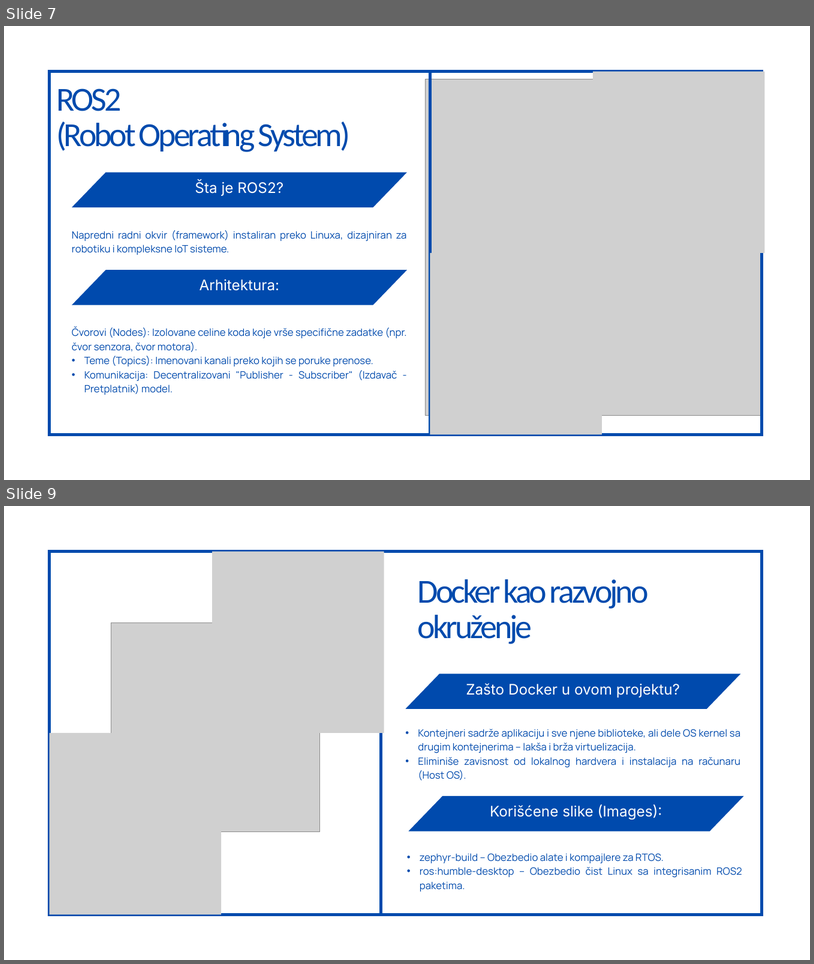
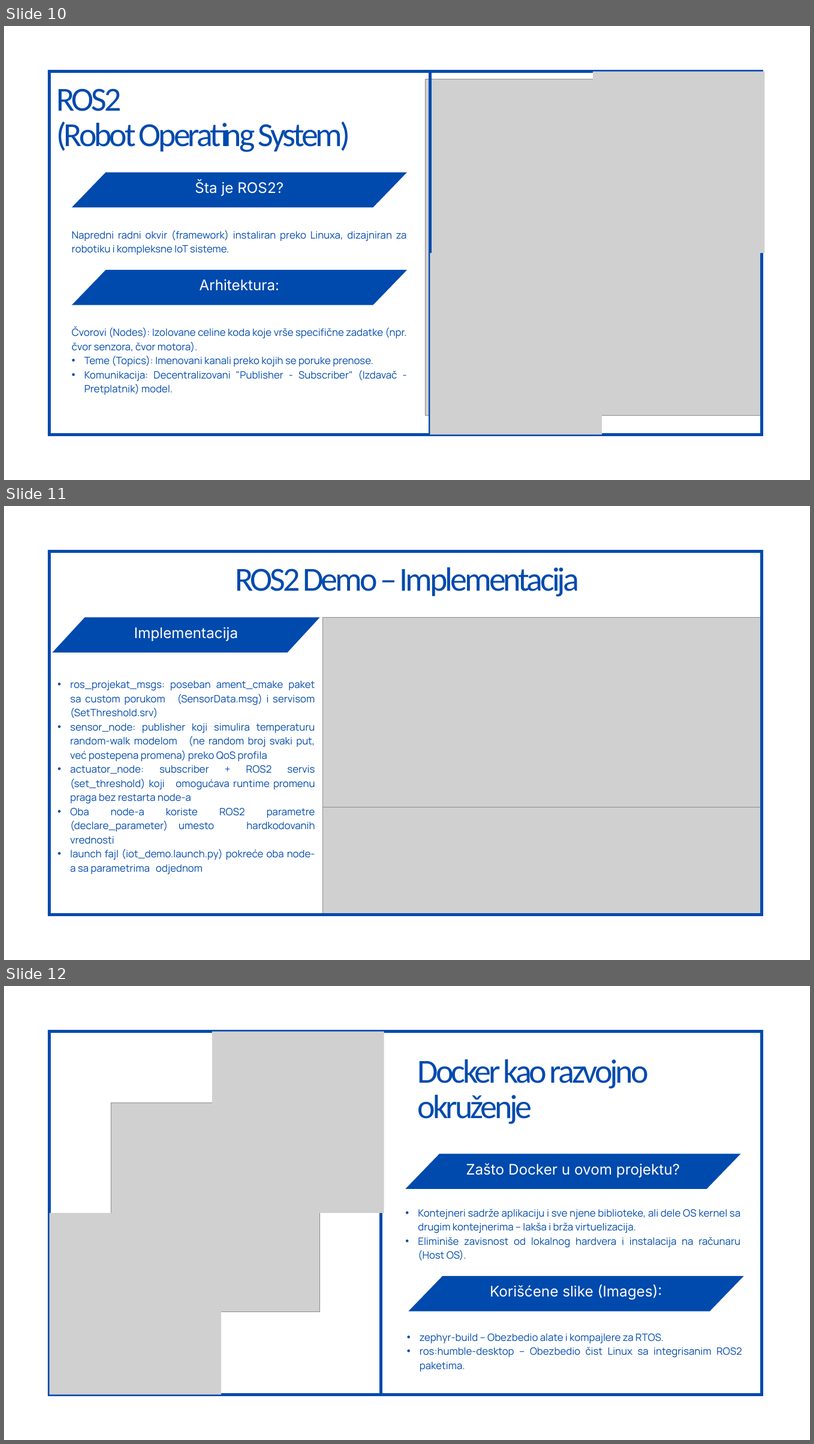
Before and after one commit to SukiDj/IoT-OS-Project-Zephyr-ROS, a slide deck: Prezentacija.pptx. Shown one above the other, each under a label of ours: slides 7 and 9 before the commit, slides 10, 11 and 12 after it; the slides between them are not shown. The pictures are 814x964 and 814x1444 pixels, drawn with LibreOffice and Linux fonts; fonts in the diff are those of the drawing; grey boxes stand for pictures. Boxes give left, top, right and bottom in pixels: in the first picture for what was removed or moved away, otherwise in the second. Text is boxed around its words. In the diff, an @@ line names an element or a change of style, - is before the commit and + after.

```diff
--- a/Prezentacija.pptx
+++ b/Prezentacija.pptx
@@ slide 11 added at [4, 506, 810, 960], background #FFFFFF @@
@@ freeform shape added at [49, 551, 762, 914], outline #004AAD 6 pt @@
@@ text added at [235, 567, 579, 597], 60 pt, text #004AAD @@
+ROS2 Demo – Implementacija
@@ freeform shape added at [53, 617, 320, 652], fill #004AAD @@
@@ text added at [134, 627, 238, 641], 26 pt, text #FEFEFE @@
+Implementacija
@@ picture added at [323, 617, 762, 808] @@
@@ text added at [70, 681, 315, 874], 18 pt, text #004AAD @@
+• ros_projekat_msgs: poseban ament_cmake paket sa custom porukom (SensorData.msg) i servisom (SetThreshold.srv)
+• sensor_node: publisher koji simulira temperaturu random-walk modelom (ne random broj svaki put, već postepena promena) preko QoS profila
+• actuator_node: subscriber + ROS2 servis (set_threshold) koji omogućava runtime promenu praga bez restarta node-a
+• Oba node-a koriste ROS2 parametre (declare_parameter) umesto hardkodovanih vrednosti
+• launch fajl (iot_demo.launch.py) pokreće oba node-a sa parametrima odjednom
@@ picture added at [323, 807, 762, 914] @@
@@ what was slide 7 is now slide 10 @@
@@ what was slide 9 is now slide 12 @@
```
Also in this commit, not shown: 2 slides changed, 3 other slides added, 1 slide removed, 39 other files.
